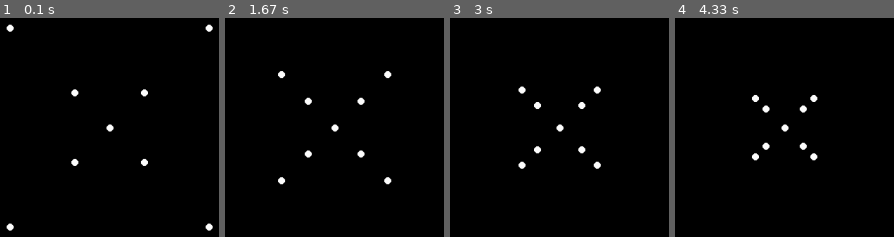
Above: before the commit, frames 1-4 (left to right).
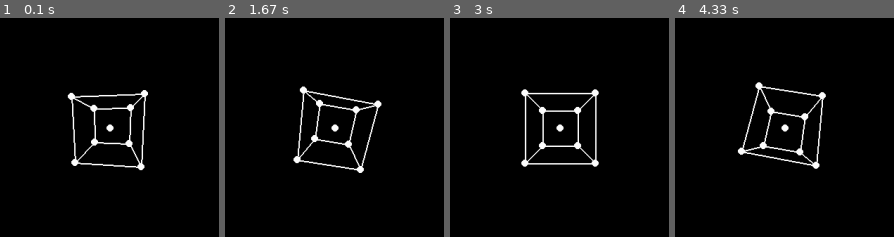
Above: after the commit, the same moments.

Repository: SteakFisher/pyGameEngine
Game: pygame game, started from main.py
Same seed, same stepped clock (60 frames per second), same inputs: the game is played once before the commit and once after it.
Inputs:
- Up to frame 1 (0.1 s): no input
- Up to frame 2 (1.67 s): no input
- Up to frame 3 (3 s): no input
- Up to frame 4 (4.33 s): no input

The runs differ from the first frame. In frame 1, 3.2% of the frame differs, in the area x 2-98%, y 2-98%; in frame 2, 3.5%, in the area x 24-77%, y 24-77%; in frame 3, 3.2%; in frame 4, 3.3%.

Commit message:
Viable project

Diff:
--- a/classes/Cube.py
+++ b/classes/Cube.py
@@ -169,6 +169,7 @@
         pygame.draw.circle(screen, Color(255, 255, 255), (screen.get_width() / 2, screen.get_height() / 2), 5)
 
         for vertex in projected:
+
             pygame.draw.circle(screen, Color(255, 255, 255),
                                (
                                    (screen.get_width() / 2 + (vertex[0] * getConfig()['scale'])),
--- a/main.py
+++ b/main.py
@@ -5,7 +5,7 @@
 
 from newClasses.Cube import Cube
 from newClasses.Object import Object
-from utils.types import Position, Rotation
+from utils.types import Position, Rotation, Scaling
 
 pygame.init()
 
@@ -17,7 +17,7 @@
 running = True
 
 environment: List[Object] = []
-cube1: Cube = Cube(environment, screen, Position(0, 0, 2), Rotation(0, 0, 0))
+cube1: Cube = Cube(environment, screen, Position(0, 0, 3), Rotation(0, 0, 0))
 
 while running:
     for event in pygame.event.get():
@@ -26,7 +26,9 @@
 
     screen.fill("black")
 
-    cube1.setPosition(cube1.pos + Position(0, 0, 0.01))
+    # cube1.setPosition(cube1.pos + Position(0, 0, -0.01))
+    cube1.setRotation(cube1.rot + Rotation(1, 1, 0))
+    # cube1.setScale(cube1.scale + Scaling(0.01, 0.01, 0.01))
 
     pygame.draw.circle(screen, Color(255, 255, 255), (screen.get_width() / 2, screen.get_height() / 2), 5)
 
@@ -37,6 +39,6 @@
 
     clock.tick(60)
     # clock.tick()
-    # print(clock.get_fps())
+    # print('fps:', clock.get_fps())
 
 pygame.quit()
--- a/newClasses/Cube.py
+++ b/newClasses/Cube.py
@@ -7,10 +7,31 @@
 
 
 class Cube(Object):
-    def __init__(self, env: list[Object], screen: pygame.Surface, pos: Position = Position(), rot: Rotation = Rotation(),
+    def __init__(self, env: list[Object], screen: pygame.Surface, pos: Position = Position(),
+                 rot: Rotation = Rotation(),
                  scale: Scaling = Scaling()):
         super().__init__(env, pos, rot, scale)
         self.screen = screen
+        self.edges = [
+            [0, 1],
+            [0, 2],
+            [0, 4],
+
+            [1, 3],
+            [1, 5],
+
+            [2, 3],
+            [2, 6],
+
+            [3, 7],
+
+            [4, 5],
+            [4, 6],
+
+            [5, 7],
+
+            [6, 7]
+        ]
 
     @staticmethod
     def __getUnitCube():
@@ -41,32 +62,26 @@
         vertices: numpy.ndarray = self.__getUnitCube()
 
         transformedVertices: numpy.ndarray = self.__transformVertices(vertices)
-        print(transformedVertices)
 
-        projectedVertices = []
+        orthographicProjectionMatrix = numpy.array([
+            [1, 0, 0, 0],
+            [0, 1, 0, 0],
+            [0, 0, 0, 0],
+            [0, 0, 0, 1]
+        ])
+
+        pixels = []
 
         for vertex in transformedVertices:
-            orthographicProjectionMatrix = numpy.array([
-                [1, 0, 0, 0],
-                [0, 1, 0, 0],
-                [0, 0, 0, 0],
-                [0, 0, 0, 1]
-            ])
+            vertex = numpy.dot(orthographicProjectionMatrix, vertex) / vertex[2]
 
-            perspectiveProjectionMatrix = numpy.array([
-                [3, 0, 0, 0],
-                [0, 3, 0, 0],
-                [0, 0, 11, -24],
-                [0, 0, 1, 0]
-            ])
+            pixel = (int(screen.get_width() / 2 + vertex[0] * 100), int(screen.get_height() / 2 + vertex[1] * 100))
+            pixels.append(pixel)
 
-            finalPoint = numpy.dot(orthographicProjectionMatrix, numpy.dot(perspectiveProjectionMatrix, vertex))
-            finalPoint = finalPoint / finalPoint[3]
-            projectedVertices.append(finalPoint)
+            pygame.draw.circle(screen, Color(255, 255, 255), pixel, 5)
 
-            pygame.draw.circle(screen, Color(255, 255, 255), ((screen.get_width() / 2) + (finalPoint[0] * 50), (screen.get_height() / 2) + (finalPoint[1] * 50)), 5)
-
-        print("Projected matrix: \n", numpy.array(projectedVertices))
+        for i in self.edges:
+            pygame.draw.line(screen, Color(255, 255, 255), pixels[i[0]], pixels[i[1]], 2)
 
     def tick(self):
         self.draw()
--- a/utils/types.py
+++ b/utils/types.py
@@ -32,3 +32,9 @@
         self.x: float = x
         self.y: float = y
         self.z: float = z
+
+    def __add__(self, other: 'Scaling'):
+        return Scaling(self.x + other.x, self.y + other.y, self.z + other.z)
+
+    def __str__(self):
+        return f"({self.x}, {self.y}, {self.z})"
